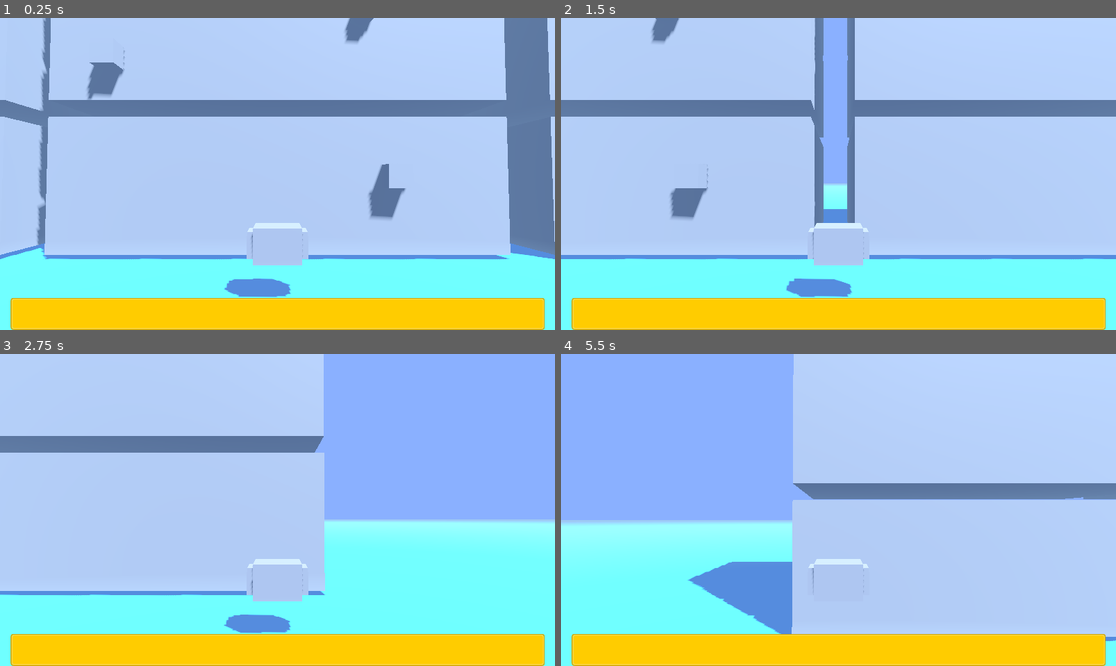
Above: before the commit, frames 1-4 (two rows, left to right).
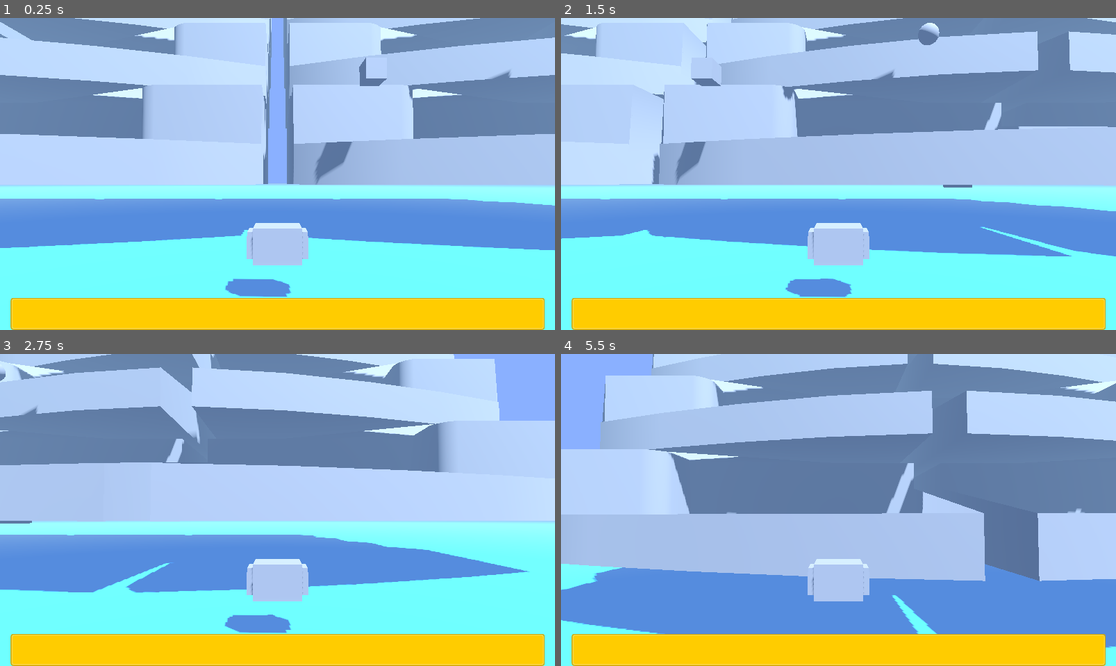
Above: after the commit, the same moments.

Repository: LenasTeapot/Recycler
Game: Godot game, scene res://Scenes/Main.tscn
Two runs of this game, one before a commit and one after it. Both use one fixed random seed, a clock stepped at 60 frames per second and the inputs below.
Inputs (mouse positions are in pixels of both pictures, inside the frame that each line leads up to):
- Up to frame 1 (0.25 s): no input
- Up to frame 2 (1.5 s): tap Enter (Select) at 0.5, 0.6 s; move the mouse to (960, 158) at 0.52 s; hold D (Right) 0.53-1.28 s; move the mouse to (727, 189) at 1.27 s; hold Down (Down) from 1.28 s (still down); tap Shift (Sprint) at 1.35 s
- Up to frame 3 (2.75 s): tap Space at 2 s; move the mouse to (333, 441) at 2.02 s; release Down (Down) at 2.03 s; hold D (Right) from 2.03 s (still down); tap Enter (Select) at 2.1 s
- Up to frame 4 (5.5 s): move the mouse to (810, 572) at 2.77 s; release D (Right) at 2.78 s; hold Up (Up) 2.78-3.53 s; tap Shift (Sprint) at 2.85, 4.35 s; move the mouse to (1005, 556) at 3.52 s; hold Left (Left) 3.53-5.03 s; tap Enter (Select) at 3.6, 5.1 s; move the mouse to (672, 463) at 4.27 s; move the mouse to (866, 510) at 5.02 s; hold Down (Down) from 5.03 s (still down)

The runs differ from the first frame. In frame 1, 42% of the frame differs, in the area x 0-100%, y 0-90%; in frame 2, 40%; in frame 3, 45%; in frame 4, 60%, in the area x 0-100%, y 0-95%.

Commit message:
Building and obj and placement block in

Diff:
--- a/Recycler/Scenes/Building_Blank.tscn
+++ b/Recycler/Scenes/Building_Blank.tscn
@@ -1,21 +1,22 @@
 [gd_scene load_steps=2 format=3 uid="uid://bm4m78xu4hut5"]
 
-[sub_resource type="BoxMesh" id="BoxMesh_tfo8w"]
+[ext_resource type="ArrayMesh" uid="uid://cki16j36tbojd" path="res://Meshes/Building.obj" id="1_jybg5"]
 
 [node name="BuildingBlank" type="Node3D"]
+transform = Transform3D(-1, 0, -8.74228e-08, 0, 1, 0, 8.74228e-08, 0, -1, 0, 0, 0)
 
 [node name="MeshInstance3D" type="MeshInstance3D" parent="."]
-transform = Transform3D(10, 0, 0, 0, 5.98747, 0, 0, 0, 20.0789, 0, -3.35385, 0)
-mesh = SubResource("BoxMesh_tfo8w")
+transform = Transform3D(0.2, 0, 0, 0, 0.2, 0, 0, 0, 0.2, 0, -3.35385, 0)
+mesh = ExtResource("1_jybg5")
 
 [node name="MeshInstance3D2" type="MeshInstance3D" parent="."]
-transform = Transform3D(10, 0, 0, 0, 5.98747, 0, 0, 0, 20.0789, 0, 3.38205, 0)
-mesh = SubResource("BoxMesh_tfo8w")
+transform = Transform3D(0.2, 0, 0, 0, 0.2, 0, 0, 0, 0.2, -5, 3.38205, -4.42463e-07)
+mesh = ExtResource("1_jybg5")
 
 [node name="MeshInstance3D3" type="MeshInstance3D" parent="."]
-transform = Transform3D(10, 0, 0, 0, 5.98747, 0, 0, 0, 20.0789, 0, 10.118, 0)
-mesh = SubResource("BoxMesh_tfo8w")
+transform = Transform3D(0.2, 0, 0, 0, 0.2, 0, 0, 0, 0.2, -10, 10.118, 0)
+mesh = ExtResource("1_jybg5")
 
 [node name="MeshInstance3D4" type="MeshInstance3D" parent="."]
-transform = Transform3D(10, 0, 0, 0, 5.98747, 0, 0, 0, 20.0789, 0, 16.8539, 0)
-mesh = SubResource("BoxMesh_tfo8w")
+transform = Transform3D(0.2, 0, 0, 0, 0.2, 0, 0, 0, 0.2, -15, 16.854, 0)
+mesh = ExtResource("1_jybg5")
--- a/Recycler/Scenes/Main.tscn
+++ b/Recycler/Scenes/Main.tscn
@@ -44,7 +44,7 @@
 
 [sub_resource type="Curve3D" id="Curve3D_dfgtn"]
 _data = {
-"points": PackedVector3Array(0, 0, 0, 0, 0, 0, 0, 0, 0, 0, 0, 0, 0, 0, 0, -2.17, 26.855, 0),
+"points": PackedVector3Array(0, 0, 0, 0, 0, 0, -1.735, 0, 0, 0, 0, 0, 0, 0, 0, 9.995, 26.855, 0),
 "tilts": PackedFloat32Array(0, 0)
 }
 point_count = 2
@@ -53,13 +53,16 @@
 script = ExtResource("1_32ug3")
 
 [node name="BuildingB" parent="." instance=ExtResource("1_x1kyp")]
-transform = Transform3D(1, 0, 0, 0, 1, 0, 0, 0, 1, 0, 5, 0)
+transform = Transform3D(1, 0, 0, 0, 1, 0, 0, 0, 1, 0, 5, 12)
 
 [node name="BuildingC" parent="." instance=ExtResource("2_ms54r")]
-transform = Transform3D(1, 0, 0, 0, 1, 0, 0, 0, 1, 0, 5, 22)
+transform = Transform3D(-1, 0, -8.74228e-08, 0, 1, 0, -8.74228e-08, 0, 1, 0, 5, 36)
 
 [node name="BuildingA" parent="." instance=ExtResource("2_ms54r")]
-transform = Transform3D(1, 0, 0, 0, 1, 0, 0, 0, 1, 0, 5, -22)
+transform = Transform3D(-1, 0, 8.74228e-08, 0, 1, 0, 8.74228e-08, 0, 1, 0, 5, -12)
+
+[node name="BuildingA2" parent="." instance=ExtResource("2_ms54r")]
+transform = Transform3D(-1, 0, 8.74228e-08, 0, 1, 0, -8.74228e-08, 0, -1, 0, 5, -36)
 
 [node name="MeshInstance3D" type="MeshInstance3D" parent="."]
 transform = Transform3D(1000, 0, 0, 0, 1000, 0, 0, 0, 1000, 0, -1.53277, 0)
@@ -103,7 +106,7 @@
 curve = SubResource("Curve3D_dfgtn")
 
 [node name="PathFollow3D" type="PathFollow3D" parent="Path3D2"]
-transform = Transform3D(-4.37114e-08, 0.996751, 0.0805416, 0, 0.0805416, -0.996751, -1, -4.35694e-08, -3.52058e-09, -0.106531, 1.31838, 0)
+transform = Transform3D(-4.37114e-08, -0.916396, -0.400273, 0, 0.400273, -0.916396, 1, -4.00569e-08, -1.74965e-08, -1.20576, 1.21165, 0)
 progress = 1.32316
 
 [node name="AudioStreamPlayer" type="AudioStreamPlayer" parent="."]
Not shown, added: Recycler/Meshes/Building.mtl
Not shown, added: Recycler/Meshes/Building.obj
Not shown, added: Recycler/Meshes/Building.obj.import
Not shown: 6 places in Recycler/Scenes/Building.tscn that only renumber resources
Not shown, added: Art/Recycler_Buildings.mtl
Not shown, added: Art/Recycler_Buildings.obj
